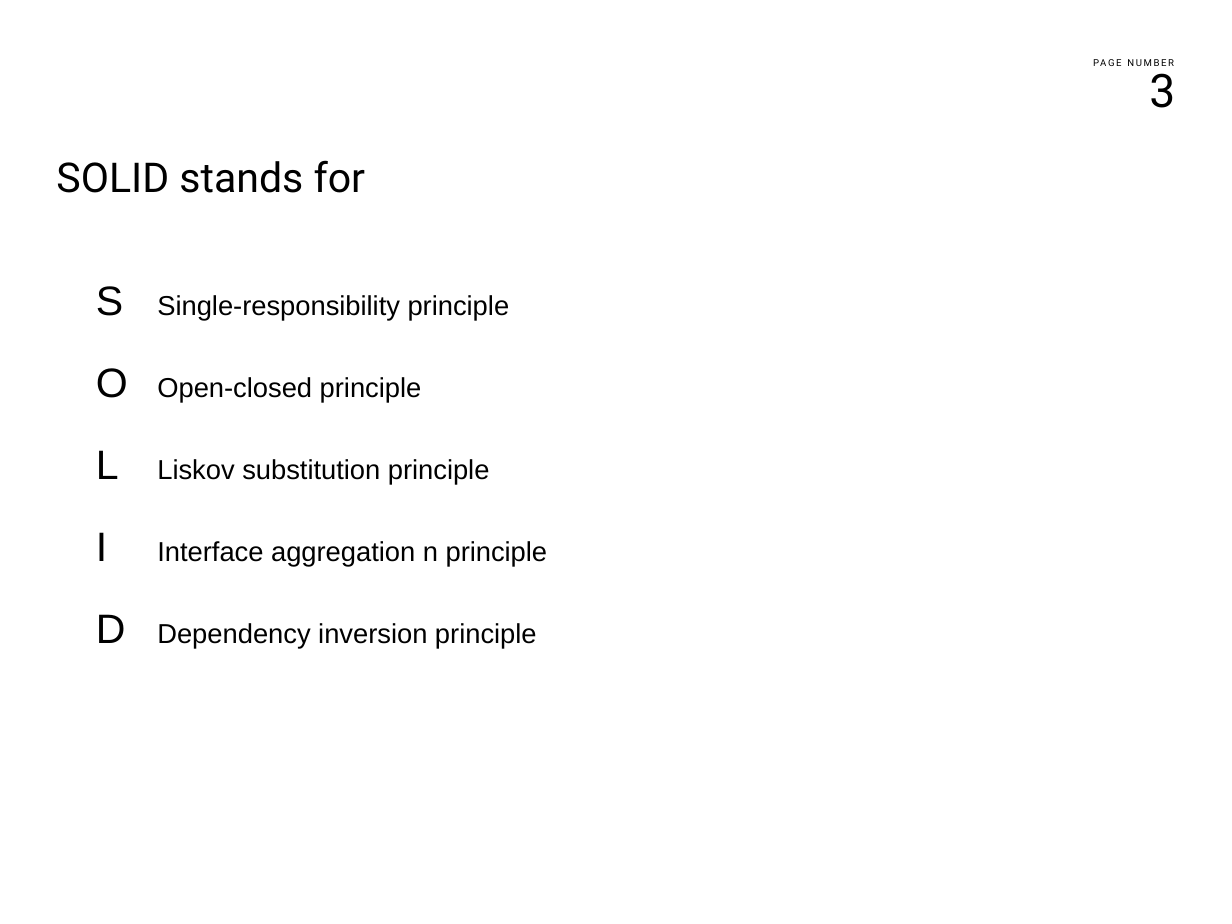
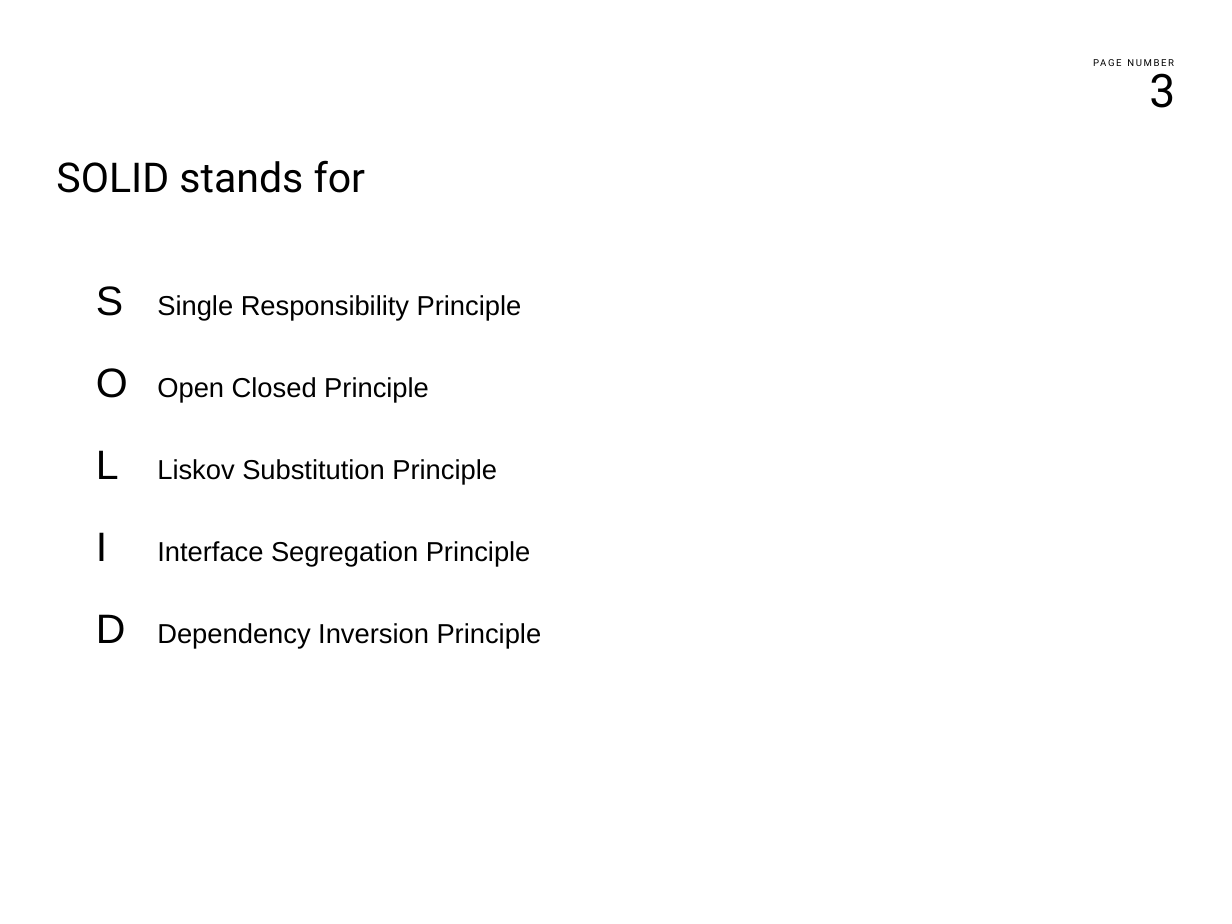
Before and after one commit to franco-melandri/SOLID, a slide deck: slide 3 of docs/solid.pptx. Drawn at 1232x924 pixels with LibreOffice and Linux fonts; fonts in the diff are those of the drawing; background and template pictures are left out. Boxes give left, top, right and bottom in pixels: in the first picture for what was removed or moved away, otherwise in the second. Text is boxed around its words. In the diff, an @@ line names an element or a change of style, - is before the commit and + after.

```diff
--- a/docs/solid.pptx
+++ b/docs/solid.pptx
@@ text at bbox=[96, 286, 542, 649]: text changed @@
-S Single-responsibility principle
-O Open-closed principle
-L Liskov substitution principle
-I Interface aggregation n principle
-D Dependency inversion principle
+S Single Responsibility Principle
+O Open Closed Principle
+L Liskov Substitution Principle
+I Interface Segregation Principle
+D Dependency Inversion Principle
```
Also in this commit, not shown: 6 other slides changed, 4 slides added, 5 other files.
